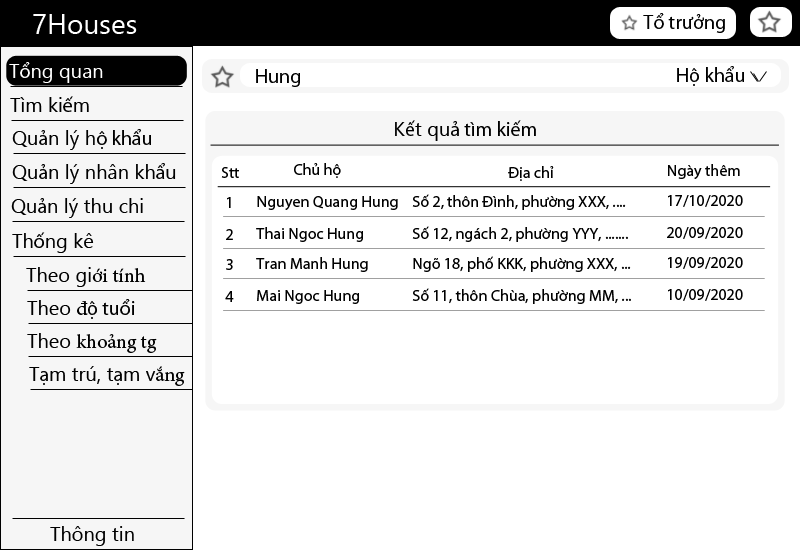
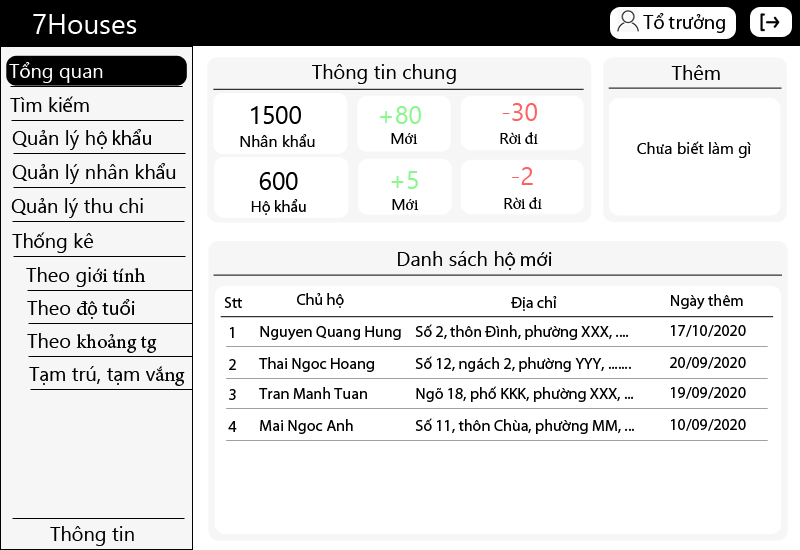
Comparing the layer stacks of the two 800 × 550 images. Changes:
showed group "Tong Quan" (1st of 2, in "DashBoard") (75 layers) over (202, 57, 789, 541)
added layer "Layer 12" in group "Tim kiem" over (210, 65, 234, 89)
added layer "Layer 11" in group "Header" over (617, 9, 639, 32)
added layer "Layer 10" in group "Header" over (757, 10, 782, 33)
